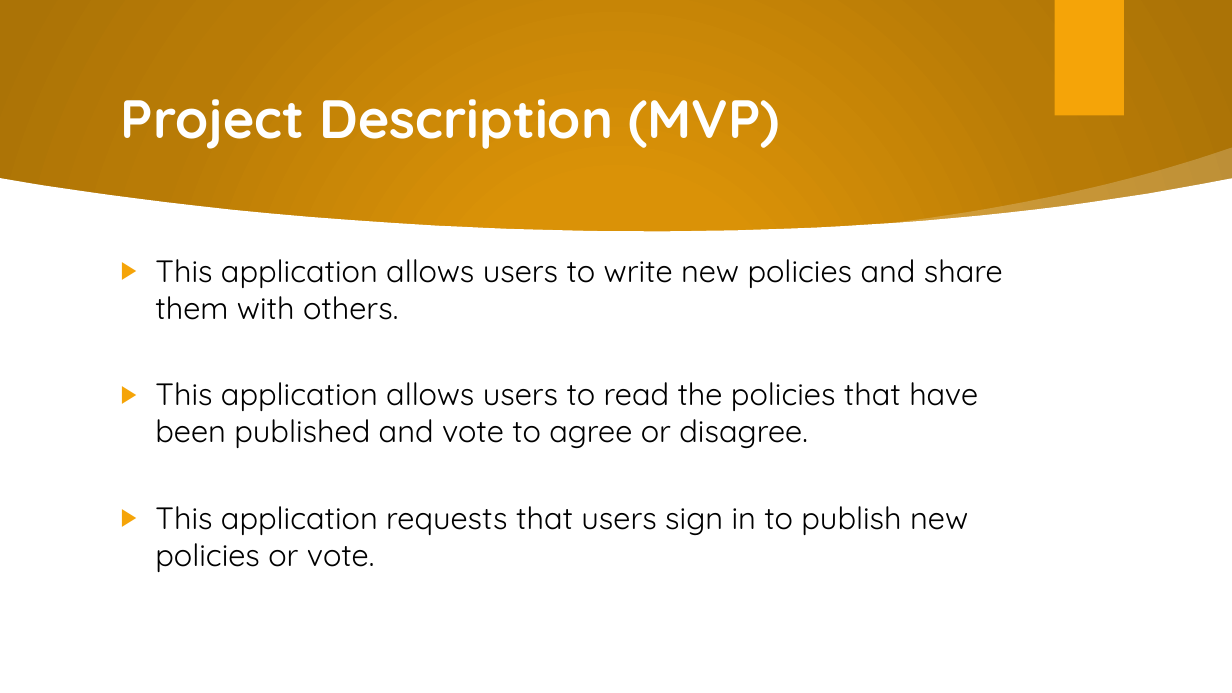
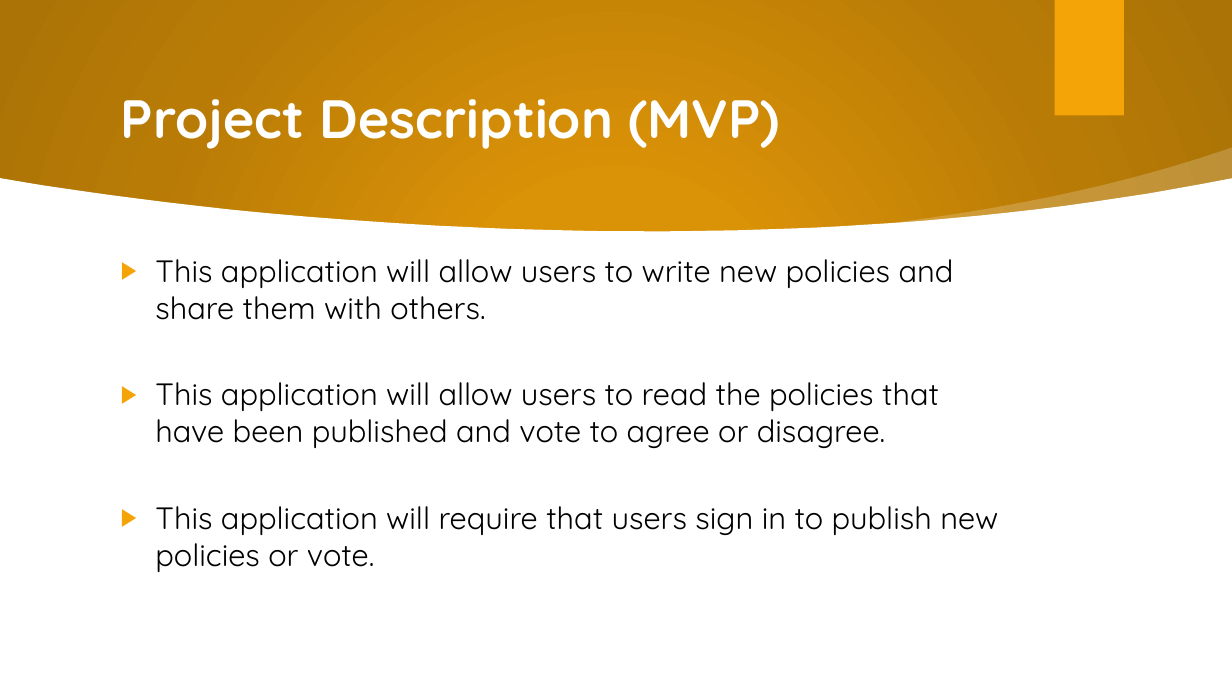
Before and after one commit to BarbaraHernandez/localvote, a slide deck: slide 4 of local-vote-ppt.pptx. Drawn at 1232x693 pixels with LibreOffice and Linux fonts; fonts in the diff are those of the drawing; background and template pictures are left out. Boxes give left, top, right and bottom in pixels: in the first picture for what was removed or moved away, otherwise in the second. Text is boxed around its words. In the diff, an @@ line names an element or a change of style, - is before the commit and + after.

```diff
--- a/local-vote-ppt.pptx
+++ b/local-vote-ppt.pptx
@@ text at (155,259,998,572): text changed @@
-▶ This application allows users to write new policies and share them with others.
-▶ This application allows users to read the policies that have been published and vote to agree or disagree.
-▶ This application requests that users sign in to publish new policies or vote.
+▶ This application will allow users to write new policies and share them with others.
+▶ This application will allow users to read the policies that have been published and vote to agree or disagree.
+▶ This application will require that users sign in to publish new policies or vote.
```
Also in this commit, not shown: 1 other slide changed, 1 other file.
